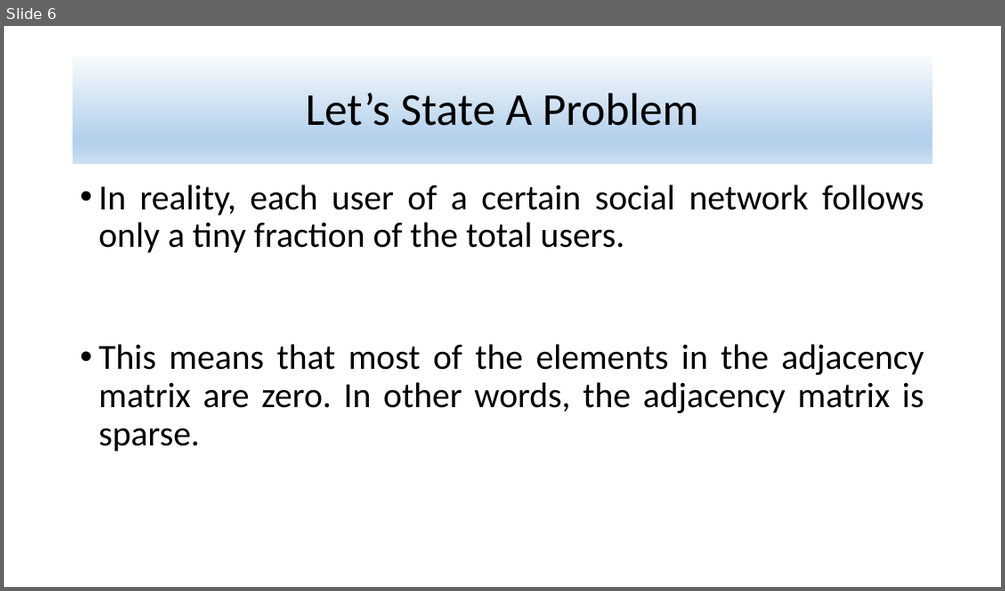
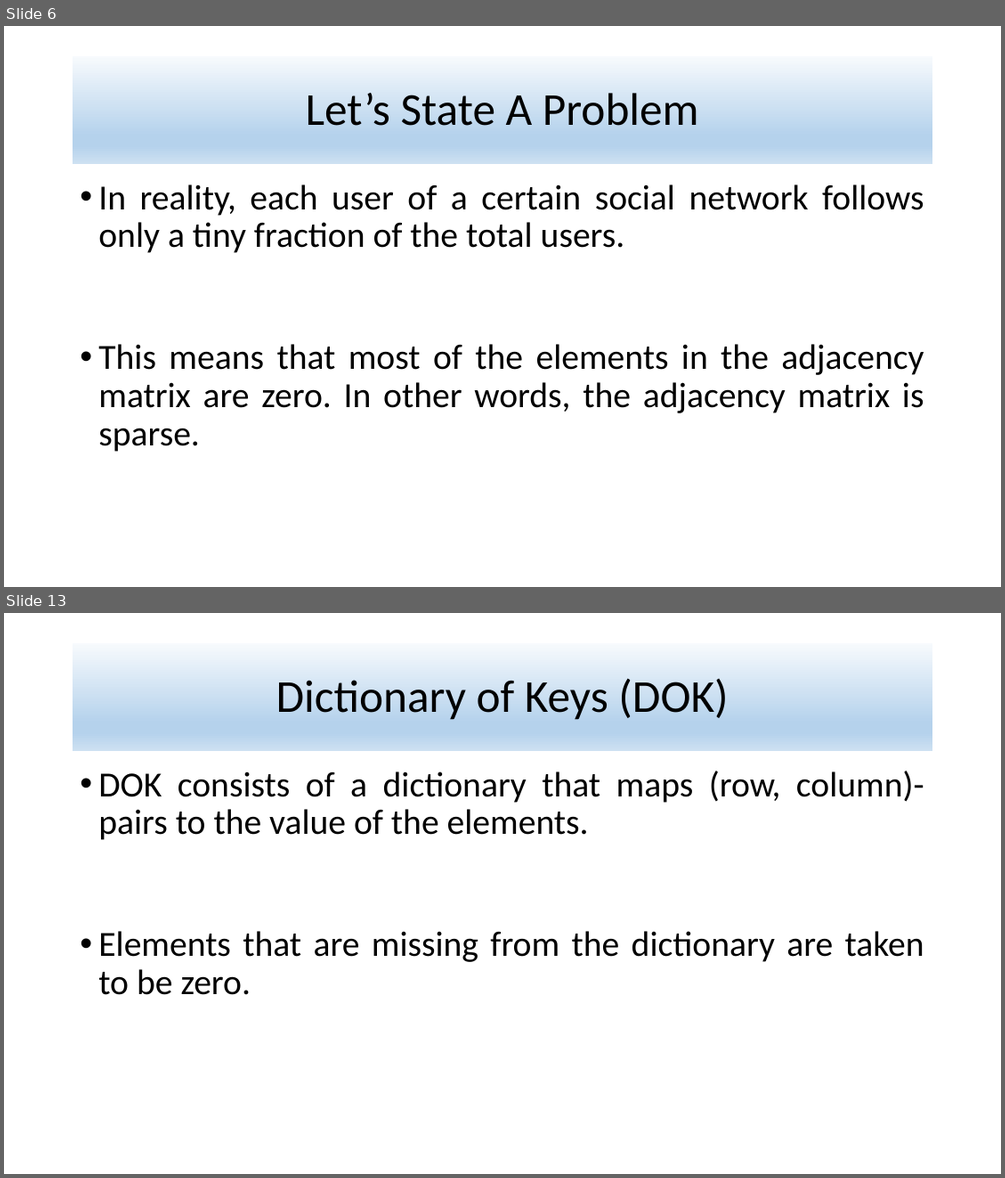
Before and after one commit to alijfri99/presentations, a slide deck: Data Mining Presentation.pptx. Shown one above the other, each under a label of ours: slide 6 before the commit, slides 6 and 13 after it; the slides between them are not shown. The pictures are 1005x591 and 1005x1178 pixels, drawn with LibreOffice and Linux fonts; fonts in the diff are those of the drawing. Boxes give left, top, right and bottom in pixels: in the first picture for what was removed or moved away, otherwise in the second. Text is boxed around its words. In the diff, an @@ line names an element or a change of style, - is before the commit and + after.

```diff
--- a/Data Mining Presentation.pptx
+++ b/Data Mining Presentation.pptx
@@ slide 13 added at box(4, 613, 1001, 1174), background #FFFFFF @@
@@ title added at box(73, 643, 933, 751), fill gradient #F7FAFD to #B5D2EC to #CEE1F2, 44 pt, text #000000 @@
+Dictionary of Keys (DOK)
@@ text added at box(98, 771, 924, 995), 34 pt, text #000000 @@
+• DOK consists of a dictionary that maps (row, column)-pairs to the value of the elements.
+• Elements that are missing from the dictionary are taken to be zero.
```
Also in this commit, not shown: 5 slides changed, 7 other slides added.
